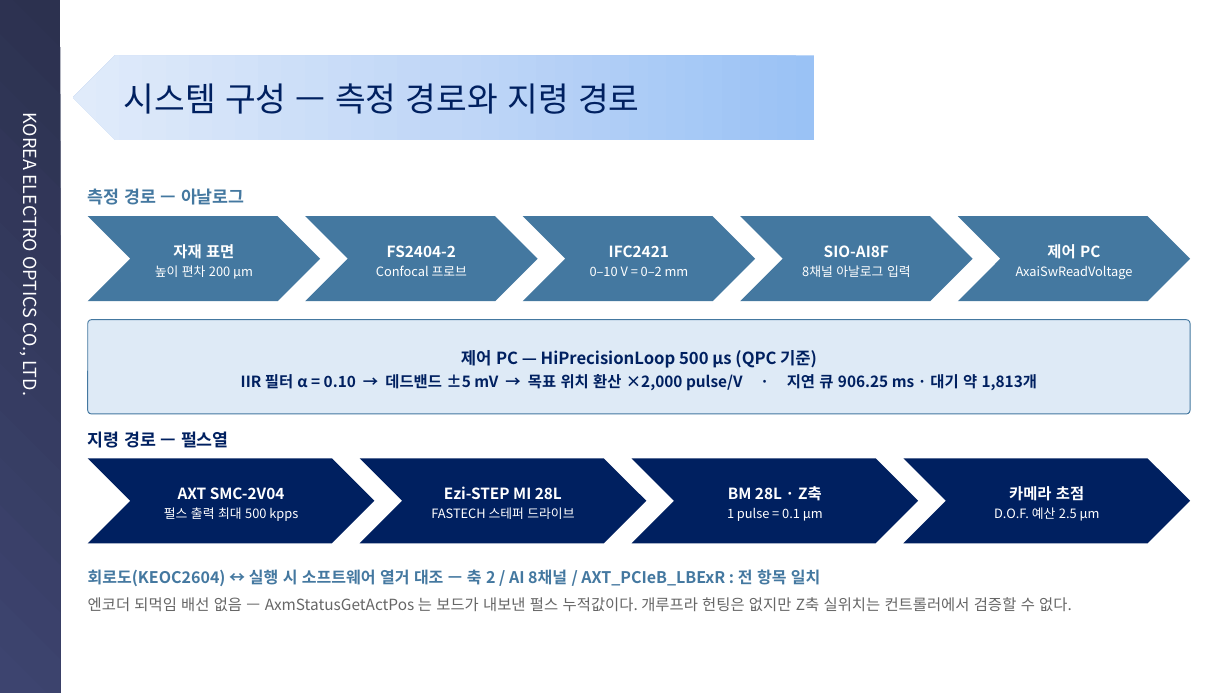
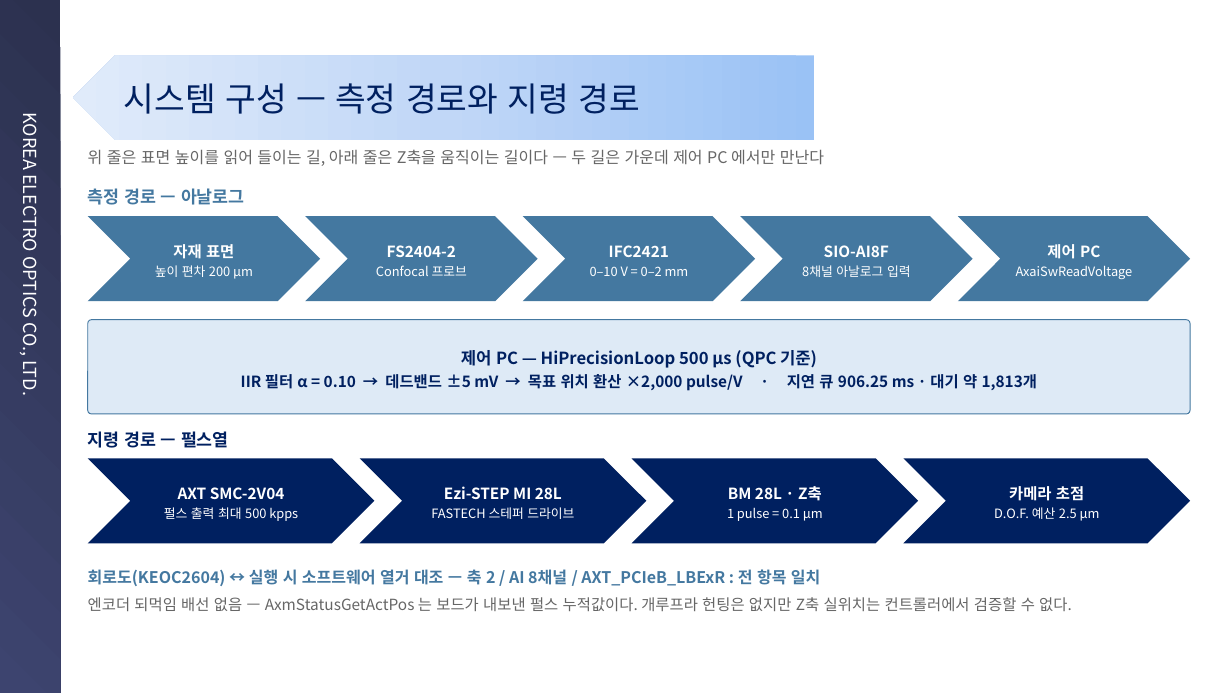
Before and after one commit to kyeongsunyu/SEQApp, a slide deck: slide 10 of Documents/기술경진대회/연구소기술경진대회_민수개발팀 유경선, 이기성, 최중건_피드포워드 오토포커스_260901.pptx (slide 7 before the commit). Drawn at 1232x693 pixels with LibreOffice and Linux fonts; fonts in the diff are those of the drawing; background and template pictures are left out. Boxes give left, top, right and bottom in pixels: in the first picture for what was removed or moved away, otherwise in the second. Text is boxed around its words. In the diff, an @@ line names an element or a change of style, - is before the commit and + after.

```diff
--- a/Documents/기술경진대회/연구소기술경진대회_민수개발팀 유경선, 이기성, 최중건_피드포워드 오토포커스_260901.pptx
+++ b/Documents/기술경진대회/연구소기술경진대회_민수개발팀 유경선, 이기성, 최중건_피드포워드 오토포커스_260901.pptx
@@ text added at bbox=[88, 149, 824, 166], 12.5 pt, text #666666 @@
+위 줄은 표면 높이를 읽어 들이는 길, 아래 줄은 Z축을 움직이는 길이다 — 두 길은 가운데 제어 PC 에서만 만난다
```
Also in this commit, not shown: 2 other slides changed, 3 slides added, 3 other files.
